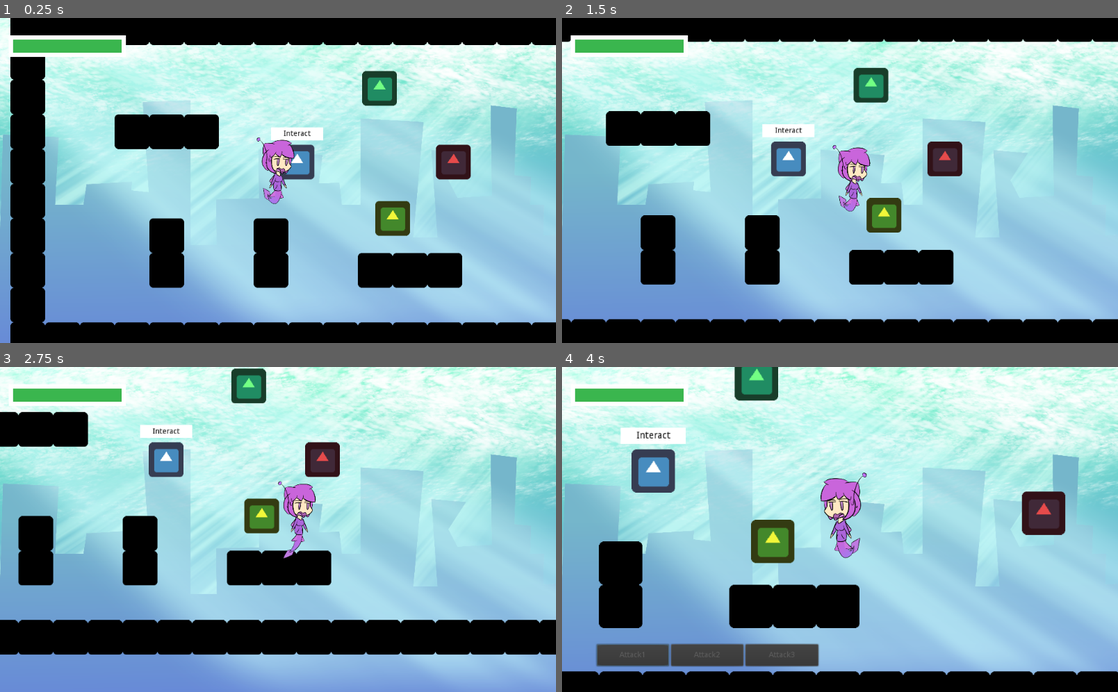
Above: before the commit, frames 1-4 (two rows, left to right).
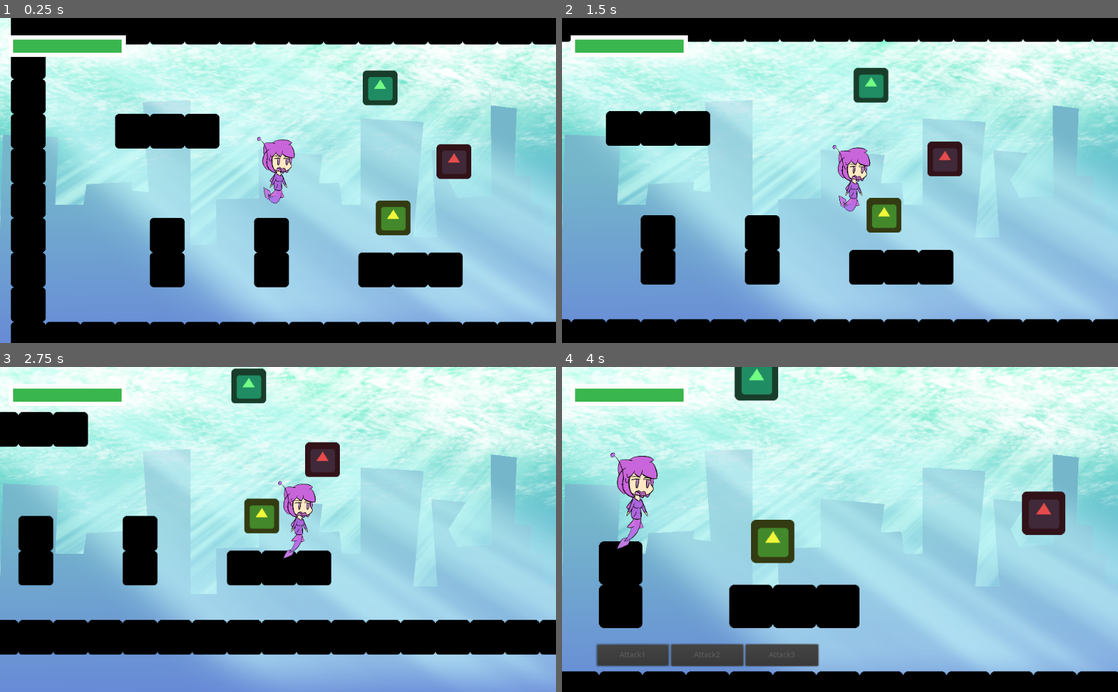
Above: after the commit, the same moments.

Repository: aak270/godot-cozy-game
Game: Godot game, scene res://src/scenes/World.tscn
Same seed, same stepped clock (60 frames per second), same inputs: the game is played once before the commit and once after it. This scene is started directly instead of the project's main scene. The engine's default icon, where the game draws it, is replaced by a stand-in: a white triangle on a blue panel in a dark square.
Inputs:
- Up to frame 1 (0.25 s): no input
- Up to frame 2 (1.5 s): tap Enter (ui_accept) at 0.5, 0.77 s; hold Right (ui_right) 0.53-1.28 s; hold Down (ui_down) from 1.28 s (still down)
- Up to frame 3 (2.75 s): tap Enter (ui_accept) at 1.52 s; release Down (ui_down) at 2.03 s; hold Right (ui_right) from 2.03 s (still down)
- Up to frame 4 (4 s): release Right (ui_right) at 2.78 s; hold Up (ui_up) 2.78-3.53 s; tap Enter (ui_accept) at 3.02, 3.77 s; hold Left (ui_left) from 3.53 s (still down)

The runs differ from the first frame. In frame 1, 2.8% of the frame differs, in the area x 1-100%, y 0-100%; in frame 2, 1.0%; in frame 3, 1.0%; in frame 4, 3.5%, in the area x 8-55%, y 18-59%.
Error before the commit: Invalid get index 'global_position' (on base: 'null instance'). (res://src/characters/Player.gd:74)

Commit message:
fix animation on combat

Diff:
--- a/src/characters/Player.gd
+++ b/src/characters/Player.gd
@@ -72,3 +72,6 @@
 	_state = PlayerState.COMBAT
 	_remote_transform.update_position = false
 	global_position = _combat_position.global_position
+
+func can_move() -> bool:
+	return _state == PlayerState.MOVE
--- a/src/characters/Player.tscn
+++ b/src/characters/Player.tscn
@@ -987,9 +987,9 @@
 anchor_left = 0.5
 anchor_right = 0.5
 margin_left = -46.0
-margin_top = -109.0
+margin_top = -128.0
 margin_right = 50.0
-margin_bottom = -85.0
+margin_bottom = -104.0
 __meta__ = {
 "_edit_use_anchors_": false
 }
@@ -1010,18 +1010,17 @@
 }
 
 [node name="Torso" type="Sprite" parent="."]
-position = Vector2( 1, -37 )
+position = Vector2( 1, -28 )
 scale = Vector2( 0.3, 0.3 )
+z_index = 1
 texture = ExtResource( 1 )
-flip_h = true
 region_enabled = true
 region_rect = Rect2( -3.19579, 13, 208.196, 319 )
 
 [node name="Fin" type="Sprite" parent="Torso"]
-position = Vector2( -30, 83.3333 )
+position = Vector2( 30, 85 )
 z_index = -2
 texture = ExtResource( 1 )
-flip_h = true
 region_enabled = true
 region_rect = Rect2( 219, 248, 58, 83 )
 
@@ -1043,11 +1042,10 @@
 region_rect = Rect2( 293, 250, 52, 98 )
 
 [node name="Tail2" type="Sprite" parent="Torso"]
-position = Vector2( -70, 186.667 )
+position = Vector2( 3, 153 )
 z_index = -1
 texture = ExtResource( 1 )
 offset = Vector2( 33, 36 )
-flip_h = true
 region_enabled = true
 region_rect = Rect2( 227.632, -1.63089, 142.105, 166.316 )
 
@@ -1055,25 +1053,25 @@
 position = Vector2( 3, -12 )
 z_index = 1
 texture = ExtResource( 1 )
-flip_h = true
 region_enabled = true
 region_rect = Rect2( 488, 242, 161, 138 )
 
 [node name="Antenna" type="Sprite" parent="Torso"]
 modulate = Color( 0.752941, 0.443137, 0.988235, 1 )
-position = Vector2( -123.333, -33.3333 )
+position = Vector2( 66, -45 )
 texture = ExtResource( 1 )
 offset = Vector2( 27, -68 )
-flip_h = true
 region_enabled = true
 region_rect = Rect2( 379, 258, 89, 163 )
 
-[node name="CollisionShape2D2" type="CollisionShape2D" parent="."]
+[node name="CollisionHead" type="CollisionShape2D" parent="."]
 position = Vector2( 2, -42 )
+z_index = 1
 shape = SubResource( 21 )
 
-[node name="CollisionShape2D" type="CollisionShape2D" parent="."]
+[node name="CollisionBody" type="CollisionShape2D" parent="."]
 position = Vector2( 1, 0 )
+z_index = 1
 shape = SubResource( 20 )
 __meta__ = {
 "_edit_group_": true
--- a/src/characters/PlayerAnimMenager.gd
+++ b/src/characters/PlayerAnimMenager.gd
@@ -3,13 +3,14 @@
 #var playback : AnimationNodeBlendSpace1D
 var playback : AnimationNodeStateMachinePlayback
 
+onready var player: = get_parent()
+
 func _ready() -> void:
 	playback = get("parameters/StateMachine/playback")
 	playback.start("idleR")
 
-
 func _process(delta):
-	if Input.is_action_just_pressed("ui_left"):
+	if player.can_move() and Input.is_action_just_pressed("ui_left"):
 		playback.travel("idle")
-	if Input.is_action_just_pressed("ui_right"):
+	if player.can_move() and Input.is_action_just_pressed("ui_right"):
 		playback.travel("idleR")
--- a/src/scenes/World.tscn
+++ b/src/scenes/World.tscn
@@ -1,8 +1,6 @@
-
-[gd_scene load_steps=25 format=2]
+[gd_scene load_steps=24 format=2]
 
 [ext_resource path="res://src/characters/Player.tscn" type="PackedScene" id=1]
-
 [ext_resource path="res://icon.png" type="Texture" id=2]
 [ext_resource path="res://src/characters/Enemy.gd" type="Script" id=3]
 [ext_resource path="res://src/ui/CombatUI.gd" type="Script" id=4]
@@ -317,38 +315,6 @@
 shader_param/color = Color( 0.6, 0.9, 0.9, 0.8 )
 shader_param/hdr = false
 shader_param/seed = 5.0
-
-[sub_resource type="Animation" id=3]
-resource_name = "fade_in"
-length = 0.4
-tracks/0/type = "value"
-tracks/0/path = NodePath("../ColorRect:color")
-tracks/0/interp = 1
-tracks/0/loop_wrap = true
-tracks/0/imported = false
-tracks/0/enabled = true
-tracks/0/keys = {
-"times": PoolRealArray( 0, 0.4 ),
-"transitions": PoolRealArray( 1, 1 ),
-"update": 0,
-"values": [ Color( 0, 0, 0, 0 ), Color( 0, 0, 0, 1 ) ]
-}
-
-[sub_resource type="Animation" id=4]
-resource_name = "fade_out"
-length = 0.4
-tracks/0/type = "value"
-tracks/0/path = NodePath("../ColorRect:color")
-tracks/0/interp = 1
-tracks/0/loop_wrap = true
-tracks/0/imported = false
-tracks/0/enabled = true
-tracks/0/keys = {
-"times": PoolRealArray( 0, 0.4 ),
-"transitions": PoolRealArray( 1, 1 ),
-"update": 0,
-"values": [ Color( 0, 0, 0, 1 ), Color( 0, 0, 0, 0 ) ]
-}
 
 [sub_resource type="ConvexPolygonShape2D" id=5]
 points = PoolVector2Array( 0, 0, 64, 0, 64, 64, 0, 64 )
@@ -376,8 +342,7 @@
 } ]
 0/z_index = 0
 
-[sub_resource type="RectangleShape2D" id=1]
-extents = Vector2( 24, 24 )
+[sub_resource type="AnimationNodeStateMachinePlayback" id=16]
 
 [sub_resource type="RectangleShape2D" id=2]
 extents = Vector2( 24, 24 )
@@ -389,12 +354,10 @@
 extents = Vector2( 32, 32 )
 
 [node name="World" type="Node2D"]
-
 position = Vector2( 1, 0 )
 
 [node name="Camera2D" type="Camera2D" parent="."]
 position = Vector2( 492, 315 )
-
 current = true
 process_mode = 0
 smoothing_enabled = true
@@ -572,47 +535,12 @@
 format = 1
 tile_data = PoolIntArray( 0, 0, 0, 1, 0, 0, 2, 0, 0, 3, 0, 0, 4, 0, 0, 5, 0, 0, 6, 0, 0, 7, 0, 0, 8, 0, 0, 9, 0, 0, 10, …(931 unchanged characters)…
 
-[node name="Player" type="KinematicBody2D" parent="."]
-position = Vector2( 528, 280 )
-z_index = 1
-collision_layer = 2
-script = ExtResource( 1 )
+[node name="Player" parent="." instance=ExtResource( 1 )]
+position = Vector2( 492, 315 )
 combat_position_path = NodePath("../Camera2D/PlayerPosition")
 
-[node name="InteractionUI" type="Control" parent="Player"]
-anchor_left = 0.5
-anchor_right = 0.5
-margin_left = -48.0
-margin_top = -64.0
-margin_right = 48.0
-margin_bottom = -40.0
-__meta__ = {
-"_edit_use_anchors_": false
-}
-
-[node name="ColorRect" type="ColorRect" parent="Player/InteractionUI"]
-anchor_right = 1.0
-anchor_bottom = 1.0
-
-[node name="Label" type="Label" parent="Player/InteractionUI/ColorRect"]
-modulate = Color( 0, 0, 0, 1 )
-anchor_right = 1.0
-anchor_bottom = 1.0
-text = "Interact"
-align = 1
-valign = 1
-
-[node name="Sprite" type="Sprite" parent="Player"]
-texture = ExtResource( 2 )
-
-[node name="CollisionShape2D" type="CollisionShape2D" parent="Player"]
-shape = SubResource( 1 )
-
-[node name="RemoteTransform2D" type="RemoteTransform2D" parent="Player"]
-remote_path = NodePath("../../Camera2D")
-
-[node name="Player2" parent="." instance=ExtResource( 1 )]
-position = Vector2( 492, 315 )
+[node name="PlayerAnimMenager" parent="Player" index="6"]
+parameters/StateMachine/playback = SubResource( 16 )
 
 [node name="Enemy" type="Area2D" parent="."]
 modulate = Color( 0.901961, 0.294118, 0.294118, 1 )
@@ -620,7 +548,6 @@
 collision_layer = 0
 collision_mask = 2
 script = ExtResource( 3 )
-
 combat_position_path = NodePath("../Camera2D/EnemyPosition")
 
 [node name="Sprite" type="Sprite" parent="Enemy"]
@@ -660,9 +587,10 @@
 [connection signal="pressed" from="CanvasLayer/CombatUI/HBoxContainer/Attack1Button" to="CanvasLayer/CombatUI" method="_on_Attack1Button_pressed"]
 [connection signal="pressed" from="CanvasLayer/CombatUI/HBoxContainer/Attack2Button" to="CanvasLayer/CombatUI" method="_on_Attack2Button_pressed"]
 [connection signal="pressed" from="CanvasLayer/CombatUI/HBoxContainer/Attack3Button" to="CanvasLayer/CombatUI" method="_on_Attack3Button_pressed"]
-[connection signal="animation_finished" from="CanvasLayer/BattleScene/AnimationPlayer" to="CanvasLayer/BattleScene" method="_on_animation_finished"]
 [connection signal="body_entered" from="Enemy" to="Enemy" method="_on_body_entered"]
 [connection signal="body_entered" from="Object" to="Object" method="_on_body_entered"]
 [connection signal="body_exited" from="Object" to="Object" method="_on_body_exited"]
 [connection signal="body_entered" from="NPC" to="NPC" method="_on_body_entered"]
 [connection signal="body_exited" from="NPC" to="NPC" method="_on_body_exited"]
+
+[editable path="Player"]
